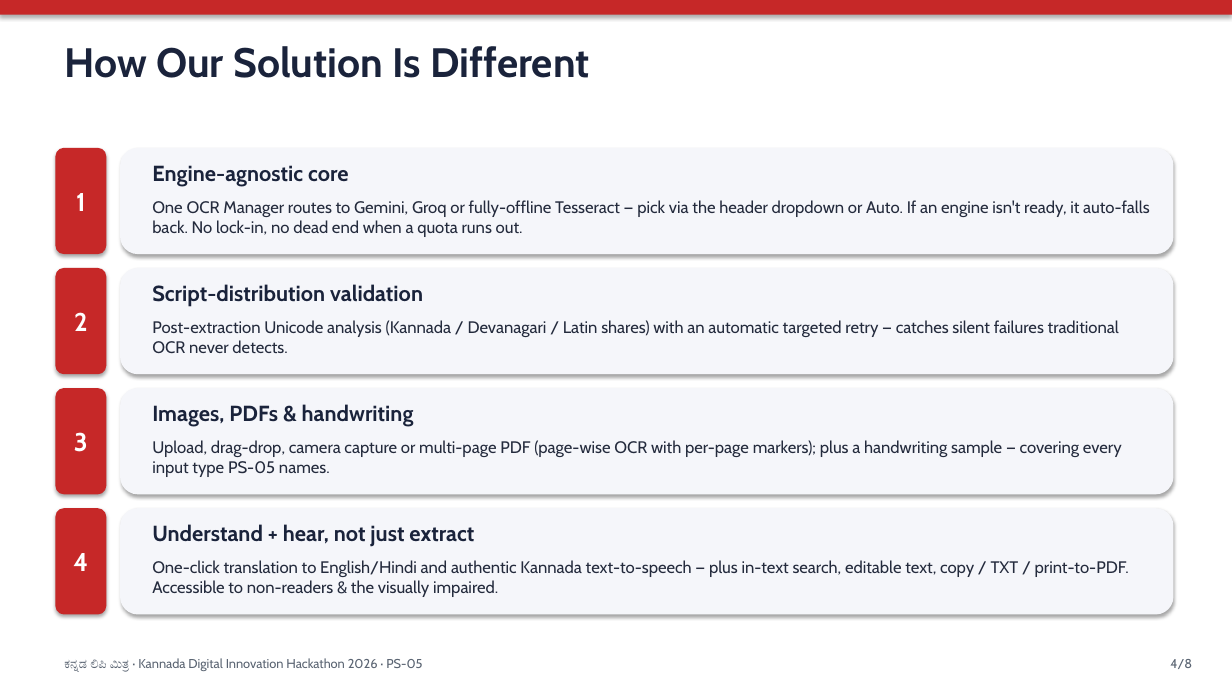
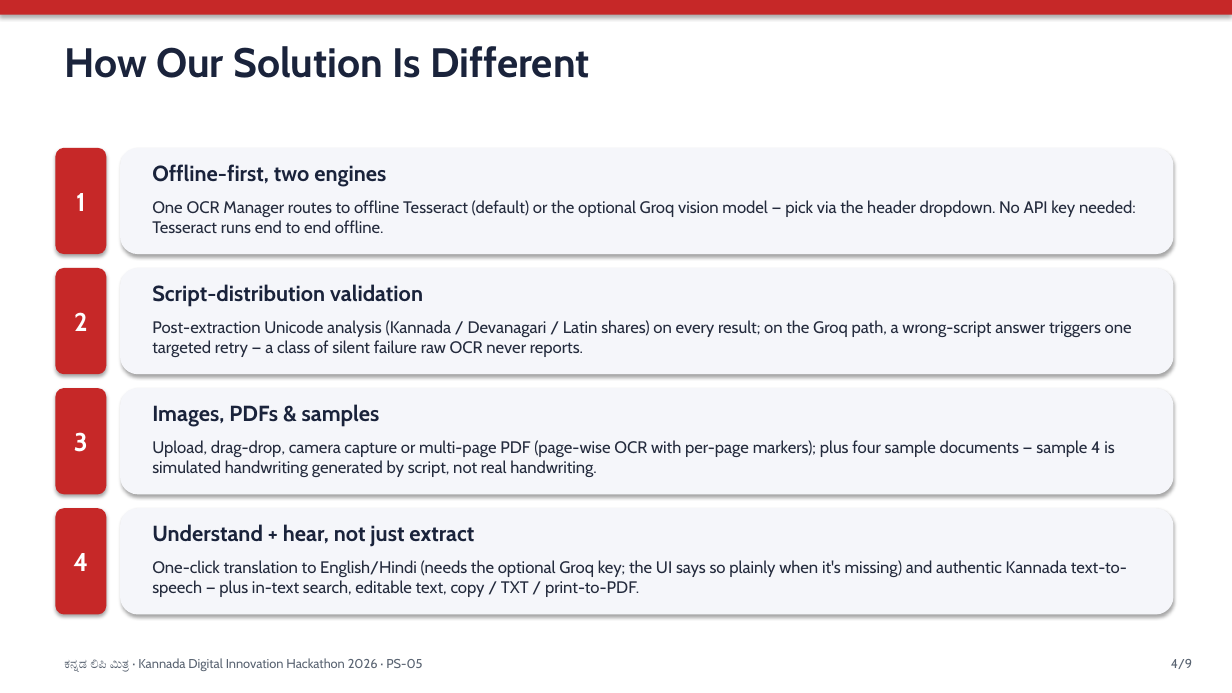
Before and after one commit to Ritika-Bhati-2266/Kannada-Text-Digitization, a slide deck: slide 4 of docs/Kannada_Lipi_Mitra_Presentation.pptx. Drawn at 1232x693 pixels with LibreOffice and Linux fonts; fonts in the diff are those of the drawing. Boxes give left, top, right and bottom in pixels: in the first picture for what was removed or moved away, otherwise in the second. Text is boxed around its words. In the diff, an @@ line names an element or a change of style, - is before the commit and + after.

Commit message:
feat: Docker runtime for Render, multi-stage image, honest accuracy docs
- render.yaml: runtime docker + dockerfilePath, drop native Python build
- Dockerfile: Node frontend build -> python:3.12-slim + tesseract-ocr-kan
- .dockerignore: exclude **/.env (backend/.env leak), .git, node_modules
- README: Docker deploy path, Measured Accuracy (4 synthetic, CER only)
- make_ppt: Docker tech stack; regenerate pptx; sample 4 labelled simulated

```diff
--- a/docs/Kannada_Lipi_Mitra_Presentation.pptx
+++ b/docs/Kannada_Lipi_Mitra_Presentation.pptx
@@ text at [152,164,386,187]: text changed @@
-Engine-agnostic core
+Offline-first, two engines
@@ text at [152,200,1136,233]: text changed @@
-One OCR Manager routes to Gemini, Groq or fully-offline Tesseract — pick via the header dropdown or Auto. If an engine isn't ready, it auto-falls back. No lock-in, no dead end when a quota runs out.
+One OCR Manager routes to offline Tesseract (default) or the optional Groq vision model — pick via the header dropdown. No API key needed: Tesseract runs end to end offline.
@@ text at [152,320,1132,357]: text changed @@
-Post-extraction Unicode analysis (Kannada / Devanagari / Latin shares) with an automatic targeted retry — catches silent failures traditional OCR never detects.
+Post-extraction Unicode analysis (Kannada / Devanagari / Latin shares) on every result; on the Groq path, a wrong-script answer triggers one targeted retry — a class of silent failure raw OCR never reports.
@@ text at [152,404,380,427]: text changed @@
-Images, PDFs & handwriting
+Images, PDFs & samples
@@ text at [152,440,1114,477]: text changed @@
-Upload, drag-drop, camera capture or multi-page PDF (page-wise OCR with per-page markers); plus a handwriting sample — covering every input type PS-05 names.
+Upload, drag-drop, camera capture or multi-page PDF (page-wise OCR with per-page markers); plus four sample documents — sample 4 is simulated handwriting generated by script, not real handwriting.
@@ text at [152,560,1127,597]: text changed @@
-One-click translation to English/Hindi and authentic Kannada text-to-speech — plus in-text search, editable text, copy / TXT / print-to-PDF. Accessible to non-readers & the visually impaired.
+One-click translation to English/Hindi (needs the optional Groq key; the UI says so plainly when it's missing) and authentic Kannada text-to-speech — plus in-text search, editable text, copy / TXT / print-to-PDF.
@@ text at [1171,659,1192,669]: text changed @@
-4/8
+4/9
```
Also in this commit, not shown: 6 other slides changed, 1 slide added, 26 other files.
